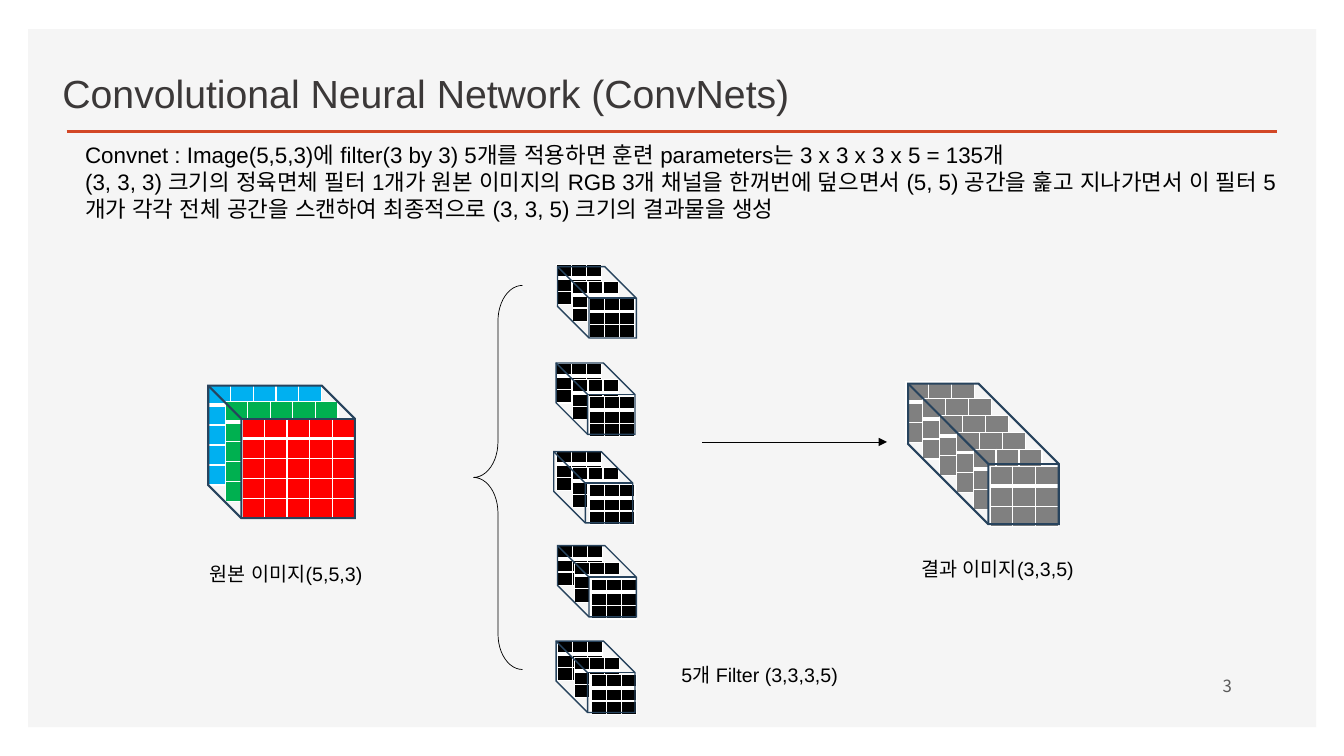
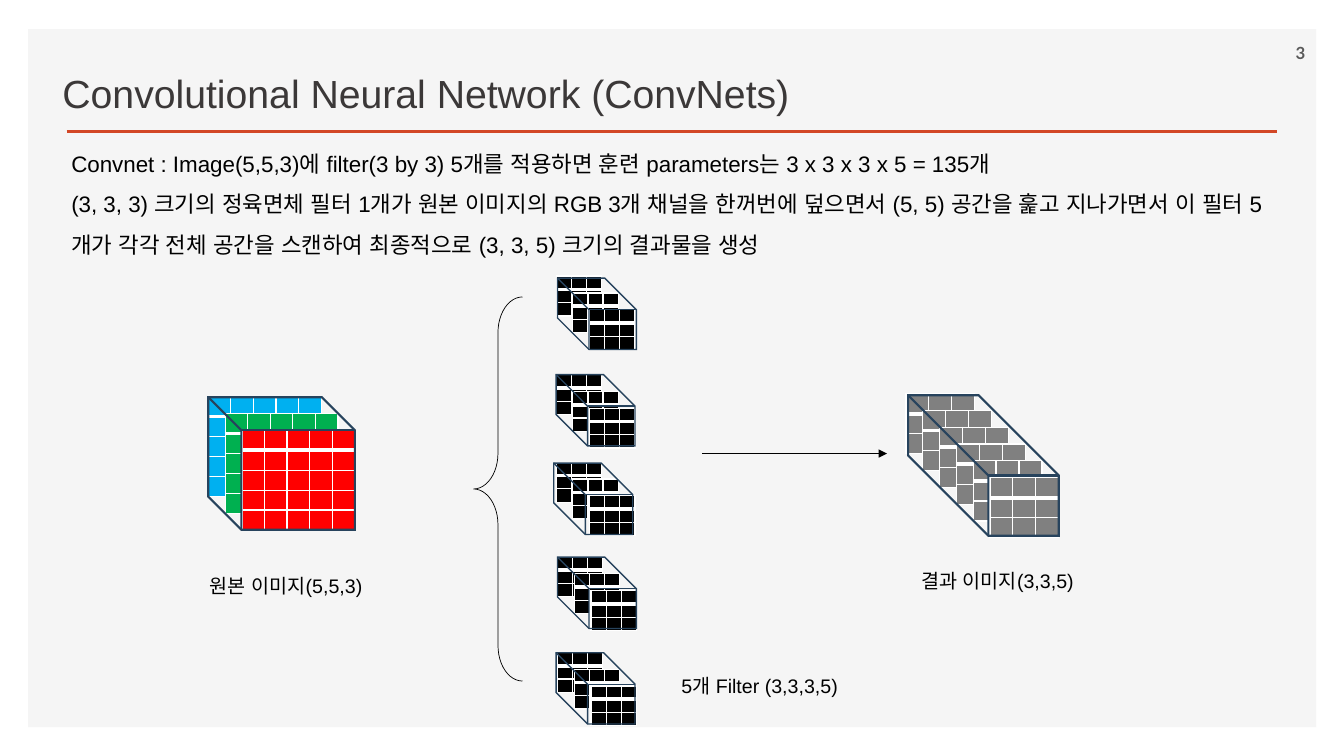
Before and after one commit to ancestor9/2026_Fall_Deep-Learning-with-Python, a slide deck: slide 3 of Chapter 09 ConvNet architecture patterns.pptx. Drawn at 1344x756 pixels with LibreOffice and Linux fonts; fonts in the diff are those of the drawing; background and template pictures are left out. Boxes give left, top, right and bottom in pixels: in the first picture for what was removed or moved away, otherwise in the second. Text is boxed around its words. In the diff, an @@ line names an element or a change of style, - is before the commit and + after.

```diff
--- a/Chapter 09 ConvNet architecture patterns.pptx
+++ b/Chapter 09 ConvNet architecture patterns.pptx
@@ page number: place and size @@
-page number at [1223, 679, 1232, 692]
+page number at [1296, 47, 1306, 59]
@@ page number at [1296, 47, 1306, 59]: font Noto Sans CJK KR to Lato, bold on @@
@@ text "Convnet : Image(5,5,3)에 filter(3 by ...": place and size @@
-text "Convnet : Image(5,5,3)에 filter(3 by ..." at [85, 144, 1257, 222]
+text "Convnet : Image(5,5,3)에 filter(3 by ..." at [71, 153, 1243, 258]
@@ text "Convnet : Image(5,5,3)에 filter(3 by ..." at [71, 153, 1243, 258]: line spacing 1 to 1.5 @@
@@ 2 tables, 1 cube: place and size @@
-2 tables, 1 cube at [242, 362, 635, 586]
+2 tables, 1 cube at [242, 375, 635, 598]
@@ 22 tables, 6 cubes, 3 texts, 1 left brace, 1 arrow: place and size @@
-22 tables, 6 cubes, 3 texts, 1 left brace, 1 arrow at [209, 264, 1074, 715]
+22 tables, 6 cubes, 3 texts, 1 left brace, 1 arrow at [209, 276, 1074, 727]
```
Also in this commit, not shown: 16 other slides changed, 7 slides added, 5 slides removed.
